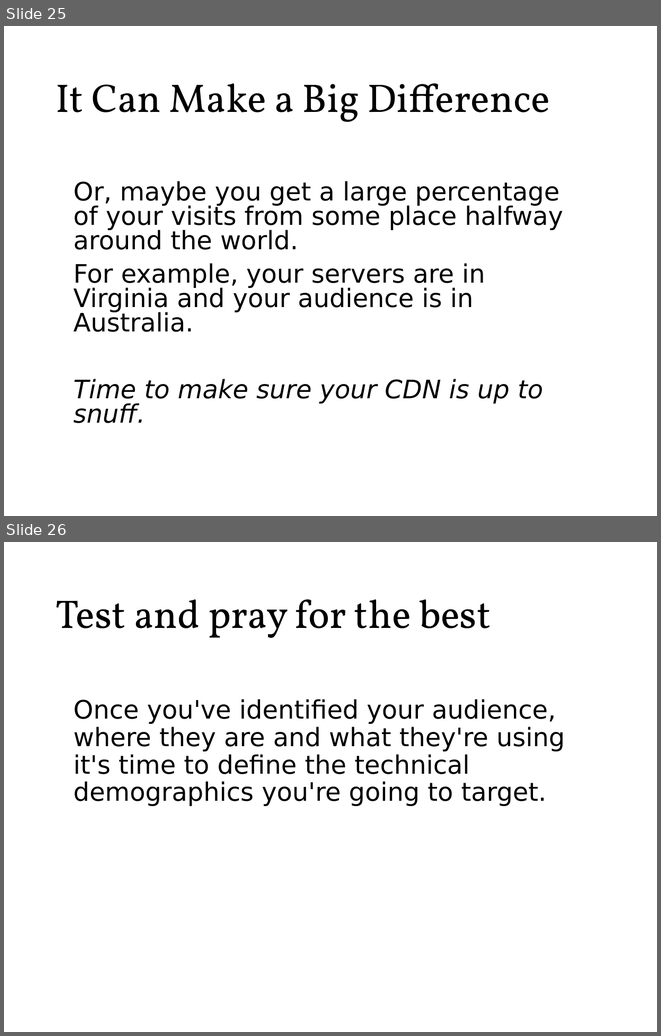
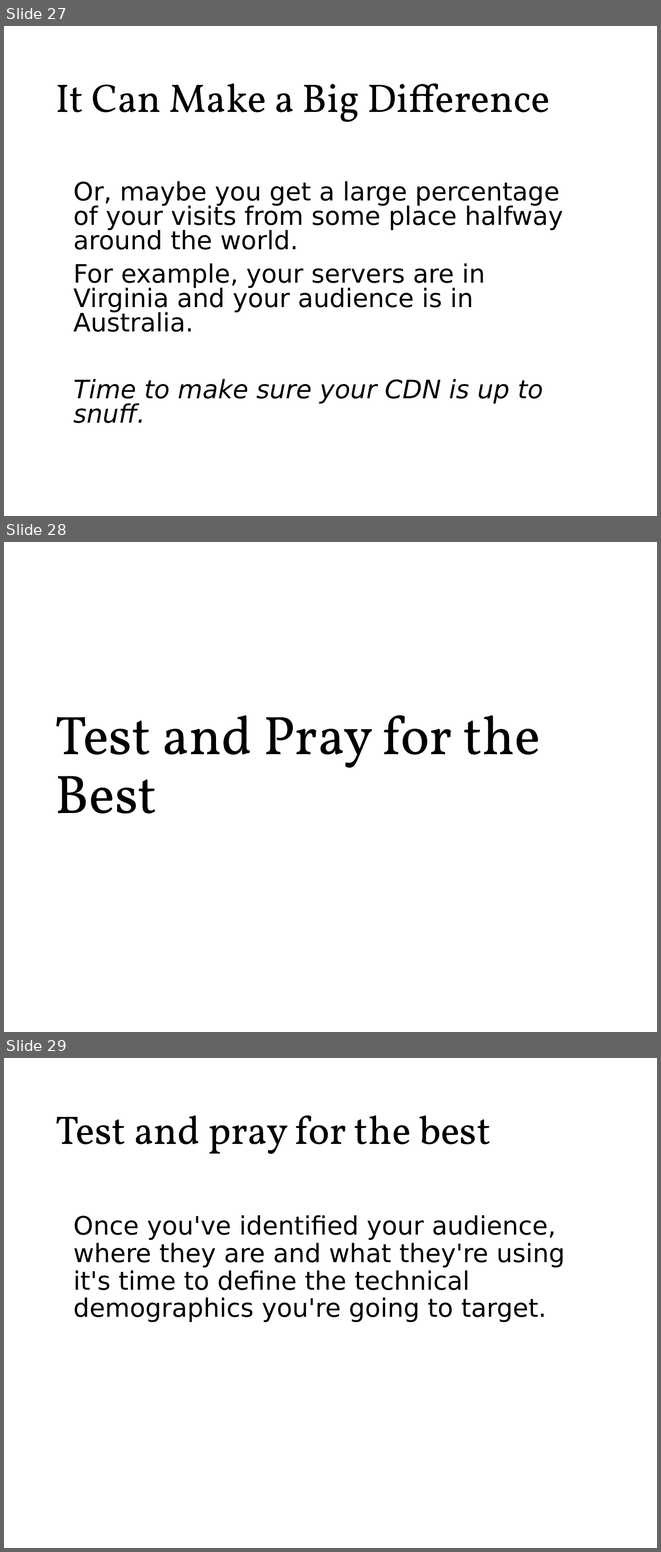
Before and after one commit to roblarsen/rob-larsen-presentations, a slide deck: wild-world-web.pptx. Shown one above the other, each under a label of ours: slides 25 and 26 before the commit, slides 27, 28 and 29 after it. The pictures are 661x1036 and 661x1552 pixels, drawn with LibreOffice and Linux fonts; fonts in the diff are those of the drawing; background and template pictures are left out. Boxes give left, top, right and bottom in pixels: in the first picture for what was removed or moved away, otherwise in the second. Text is boxed around its words. In the diff, an @@ line names an element or a change of style, - is before the commit and + after.

```diff
--- a/wild-world-web.pptx
+++ b/wild-world-web.pptx
@@ slide 28 added at <box>4,542,657,1032</box>, background picture (left out) @@
@@ title added at <box>55,715,540,813</box>, 60 pt, text #000000 @@
+Test and Pray for the Best
@@ what was slide 25 is now slide 27 @@
@@ what was slide 26 is now slide 29 @@
```
Also in this commit, not shown: 7 other slides added, 1 other file.
